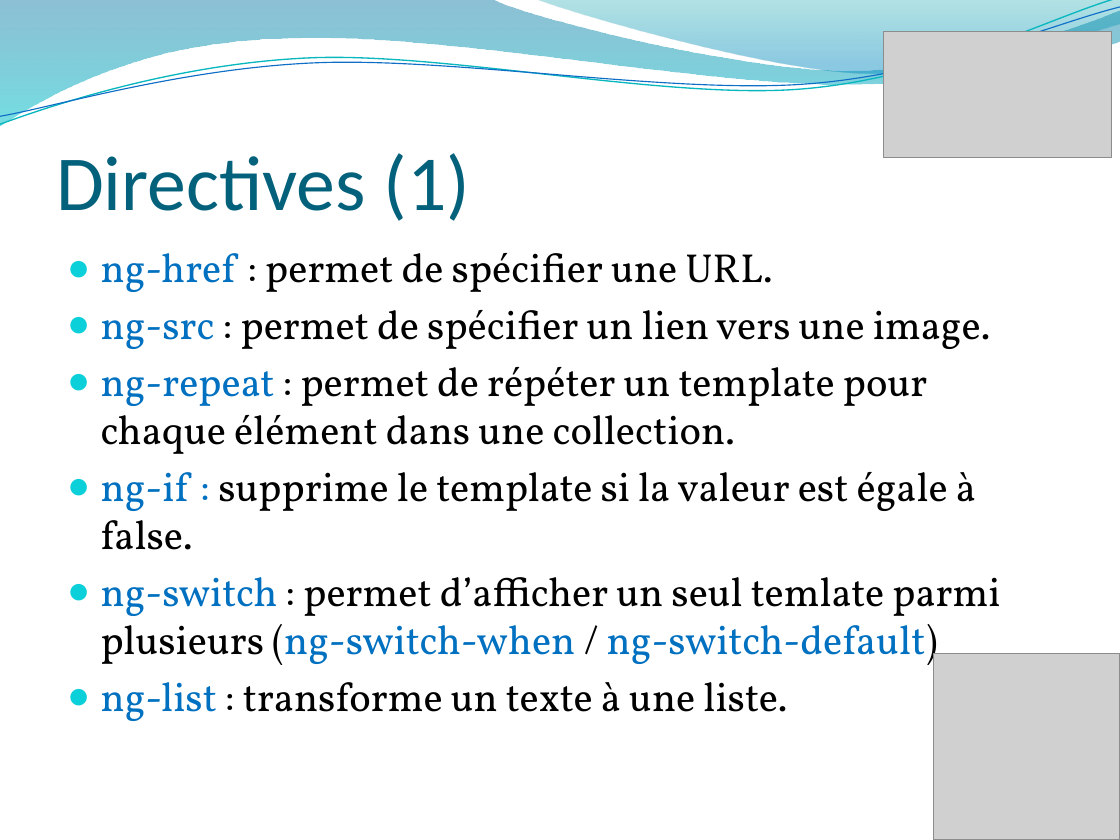
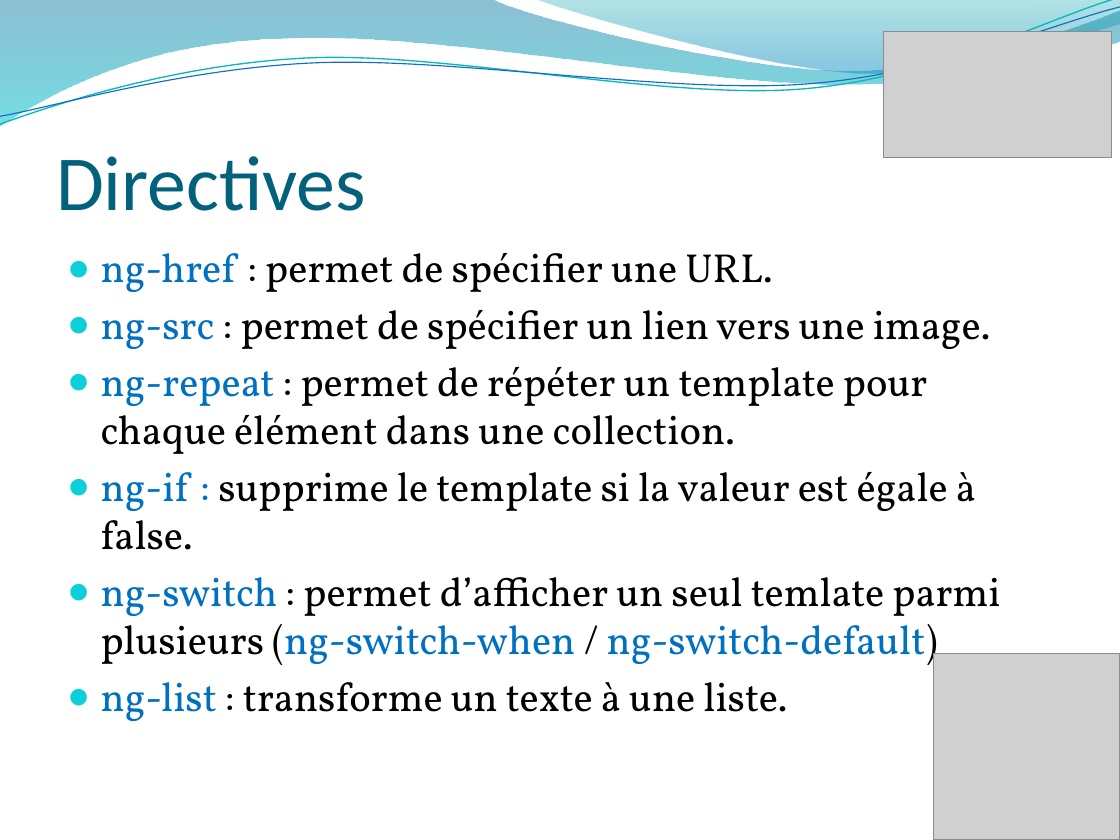
Before and after one commit to usfalami/Angular, a slide deck: slide 15 of _ng.pptx (slide 13 before the commit). Drawn at 1120x840 pixels with LibreOffice and Linux fonts; fonts in the diff are those of the drawing; grey boxes stand for pictures; background and template pictures are left out. Boxes give left, top, right and bottom in pixels: in the first picture for what was removed or moved away, otherwise in the second. Text is boxed around its words. In the diff, an @@ line names an element or a change of style, - is before the commit and + after.

```diff
--- a/_ng.pptx
+++ b/_ng.pptx
@@ title at <box>56,156,366,211</box>: text changed @@
-Directives (1)
+Directives
```
Also in this commit, not shown: 7 other slides changed, 3 slides added, 9 other files.
